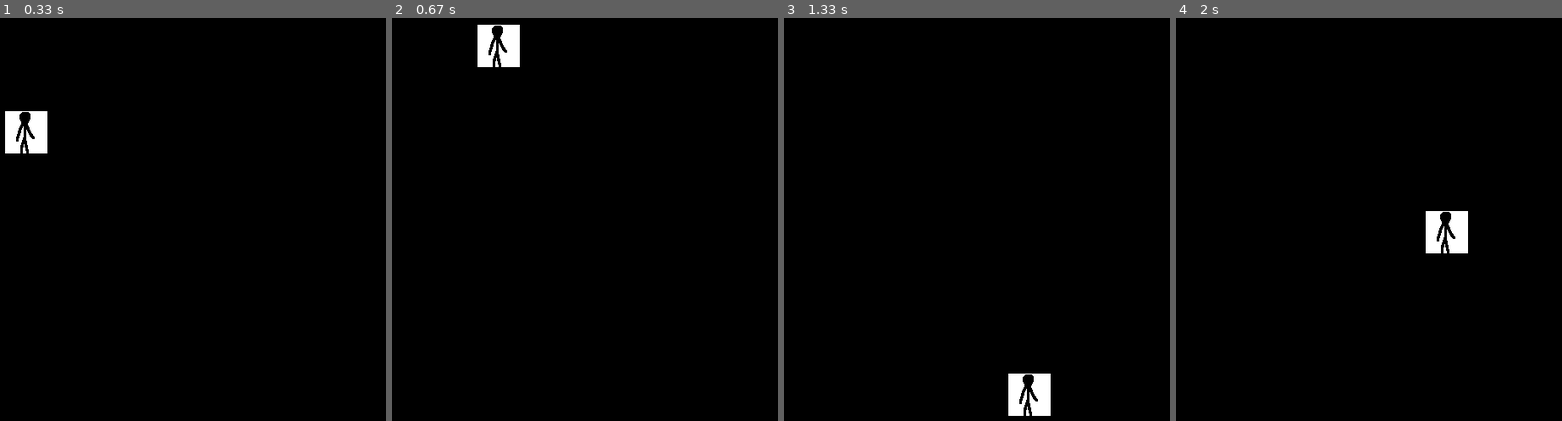
Above: before the commit, frames 1-4 (left to right).
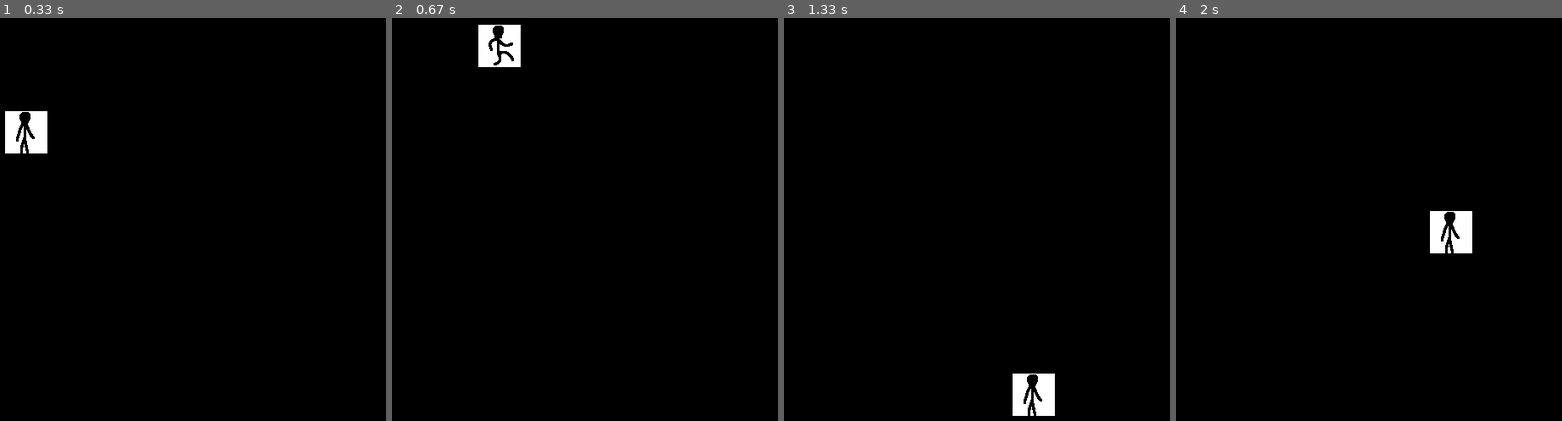
Above: after the commit, the same moments.

Repository: binnev/pygame_sandbox
Game: pygame game, started from tutorial/sandbox.py
The game is run twice, just before and just after one commit, with the same random seed, the same clock (stepped at 60 frames per second) and the same inputs.
Inputs:
- Up to frame 1 (0.33 s): no input
- Up to frame 2 (0.67 s): hold Right from 0.33 s (still down)
- Up to frame 3 (1.33 s): release Right at 0.8 s; tap Space at 0.83, 1.23 s; hold Right from 1.17 s (still down)
- Up to frame 4 (2 s): tap Space at 1.53, 1.73 s; release Right at 1.63 s; hold Left from 1.67 s (still down)

Frame 1 is identical in both runs. In frame 2, 0.2% of the frame differs, in the area x 22-34%, y 1-13%; in frame 3, 0.5%, in the area x 58-71%, y 88-99%; in frame 4, 0.5%.

Commit message:
Fiddled with bounding boxes.

Diff:
--- a/tutorial/objects.py
+++ b/tutorial/objects.py
@@ -1,3 +1,5 @@
+from collections import namedtuple
+
 import pygame
 
 from tutorial import states
@@ -53,6 +55,9 @@
 
     def get_frame(self, index):
         return self.frames[index % len(self.frames)]
+
+
+Point = namedtuple("Point", ["x", "y"])
 
 
 class Thing:
@@ -70,6 +75,7 @@
     jumpsquat_frames = 4
     _friction = 0.1
     air_resistance = 0.05
+    ticks_per_frame = 5
     sprites = {
         states.STAND:
             Sprite([pygame.image.load("sprites/stand.png")]),
@@ -186,6 +192,7 @@
             f"airborne = {self.airborne},",
             f"x = {self.x:.2f},",
             f"y = {self.y:.2f},",
+            f"base.y = {self.base.y:.2f},",
             f"u = {self.u:.2f},",
             f"v = {self.v:.2f},",
             f"friction = {self.friction:.2f},",
@@ -195,16 +202,35 @@
     def draw(self, window):
         sprite = self.sprites.get(self.state)
         if sprite:
-            window.blit(sprite.get_frame(self.frames_elapsed),
-                        (self.x, self.y))  #, self.width, self.height))
-        else:
+            window.blit(
+                sprite.get_frame(self.frames_elapsed // self.ticks_per_frame),
+                (self.x, self.y))  #, self.width, self.height))
+        else:
+            # bounding box
             pygame.draw.rect(window, self.color,
-                             (self.x, self.y, self.width, self.height))
+                             (self.x - self.width / 2, self.y - self.height / 2,
+                              self.width, self.height), 1)
+            # centroid
+            pygame.draw.rect(window, (255, 0, 0), (*self.centroid, 2, 2))
+            # base
+            pygame.draw.rect(window, (255, 0, 0), (*self.base, 2, 2))
+
+    @property
+    def screen_y(self, y):
+        return SCREEN_HEIGHT - y
+
+    @property
+    def centroid(self):
+        return Point(self.x, self.y)
+
+    @property
+    def base(self):
+        return Point(self.x, self.y - self.height / 2)
 
     @property
     def airborne(self):
         # todo: make this check for contact with all platforms
-        return self.y > FLOOR_HEIGHT
+        return self.base.y > FLOOR_HEIGHT
 
     # ========================= state functions ================================
 
